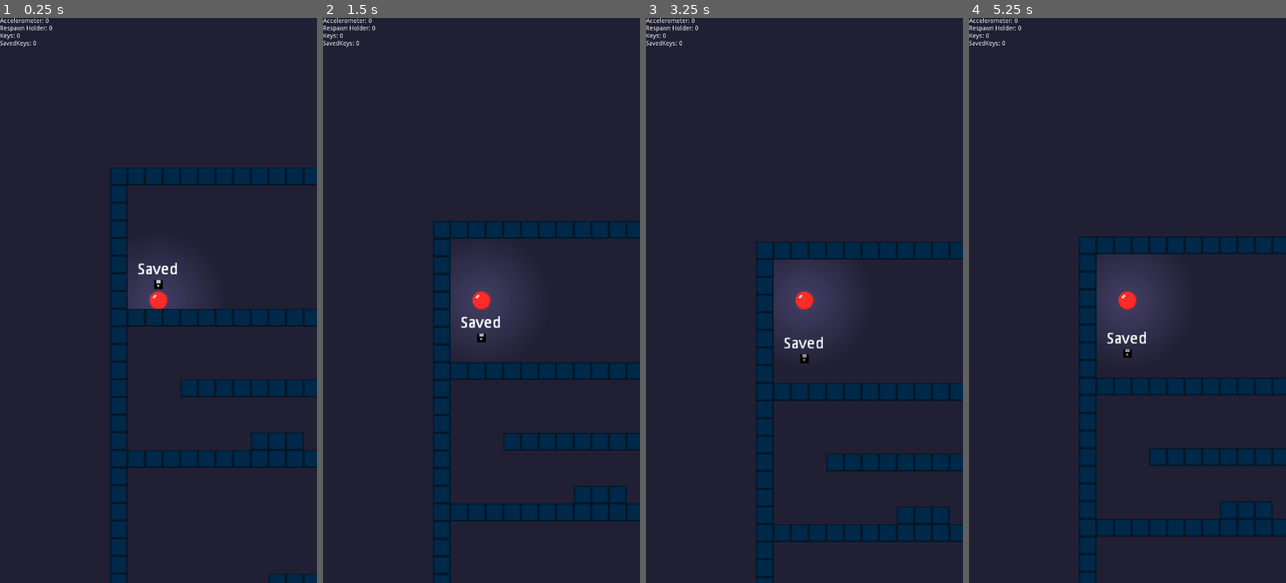
Above: before the commit, frames 1-4 (left to right).
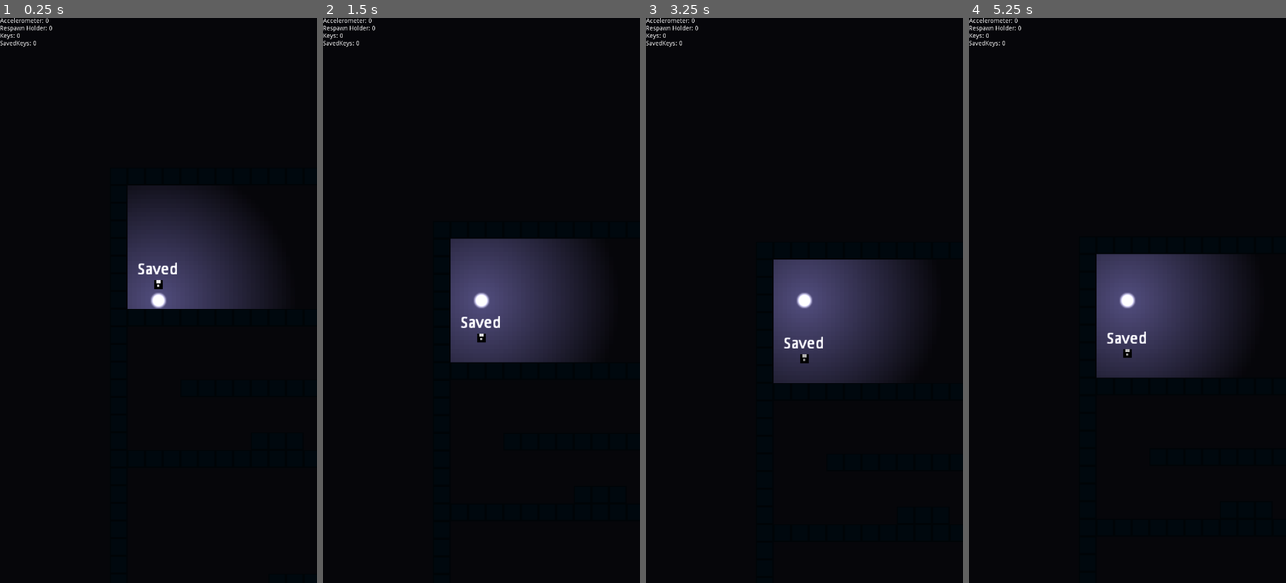
Above: after the commit, the same moments.

Repository: beanmoro/Project_JB_Reborn
Game: Godot game, scene res://scenes/World.tscn
Two runs of this game, one before a commit and one after it. Both use one fixed random seed, a clock stepped at 60 frames per second and the inputs below.
Inputs (mouse positions are in pixels of both pictures, inside the frame that each line leads up to):
- Up to frame 1 (0.25 s): no input
- Up to frame 2 (1.5 s): tap Enter at 0.5 s; move the mouse to (551, 272) at 0.52 s; press the mouse at (551, 272) at 0.53 s; move the mouse to (418, 328) at 1.27 s; release the mouse at (418, 328) at 1.28 s; click (418, 328) at 1.35 s
- Up to frame 3 (3.25 s): move the mouse to (836, 176) at 2.02 s; press the mouse at (836, 176) at 2.03 s; move the mouse to (788, 413) at 2.77 s; release the mouse at (788, 413) at 2.78 s; click (788, 413) at 2.85 s
- Up to frame 4 (5.25 s): move the mouse to (1222, 385) at 3.52 s; press the mouse at (1222, 385) at 3.53 s; move the mouse to (1032, 215) at 4.27 s; release the mouse at (1032, 215) at 4.28 s; click (1032, 215) at 4.35 s; move the mouse to (1143, 300) at 5.02 s; press the mouse at (1143, 300) at 5.03 s

The runs differ from the first frame. In frame 1, 91% of the frame differs, in the area x 0-100%, y 0-100%; in frame 2, 90%; in frame 3, 90%; in frame 4, 90%.

Commit message:
2nd Commit
- Se cambio el sprite del jugador
- Se hicieron mejoras en cuanto a la iluminacion

Diff:
--- a/objects/Door.tscn
+++ b/objects/Door.tscn
@@ -9,6 +9,7 @@
 [sub_resource type="RectangleShape2D" id=2]
 
 [sub_resource type="OccluderPolygon2D" id=3]
+cull_mode = 1
 polygon = PoolVector2Array( -8, -8, 8, -8, 8, 8, -8, 8, -8, -8 )
 
 [node name="Door" type="StaticBody2D"]
@@ -22,9 +23,9 @@
 [node name="CollisionShape2D" type="CollisionShape2D" parent="Area2D"]
 shape = SubResource( 2 )
 
+[node name="LightOccluder2D" type="LightOccluder2D" parent="."]
+occluder = SubResource( 3 )
+
 [node name="Sprite" type="Sprite" parent="."]
 texture = ExtResource( 2 )
-
-[node name="LightOccluder2D" type="LightOccluder2D" parent="."]
-occluder = SubResource( 3 )
 [connection signal="body_entered" from="Area2D" to="." method="_on_KeyArea_body_entered"]
--- a/objects/Key.tscn
+++ b/objects/Key.tscn
@@ -1,15 +1,21 @@
-[gd_scene load_steps=5 format=2]
+[gd_scene load_steps=7 format=2]
 
 [ext_resource path="res://images/sprites/key_prototype.png" type="Texture" id=1]
 [ext_resource path="res://scripts/Key.gd" type="Script" id=2]
+[ext_resource path="res://images/sprites/light_prototype.png" type="Texture" id=3]
+
+[sub_resource type="CanvasItemMaterial" id=2]
+blend_mode = 1
 
 [sub_resource type="RectangleShape2D" id=1]
 extents = Vector2( 8, 4 )
 
-[sub_resource type="OccluderPolygon2D" id=2]
-polygon = PoolVector2Array( -7, 1, -7, -3, -6, -3, -6, -4, -2, -4, -2, -3, -1, -3, -1, -2, 6, -2, 6, 2, 5, 2, 5, 1, 4, 1, 4, 0, 3, 0, 3, 2, 2, 2, 2, 0, -1, 0, -1, 1, -2, 1, -2, 2, -6, 2, -6, 1 )
+[sub_resource type="CanvasItemMaterial" id=3]
+blend_mode = 1
 
 [node name="Key" type="Sprite"]
+light_mask = 2
+material = SubResource( 2 )
 texture = ExtResource( 1 )
 script = ExtResource( 2 )
 
@@ -18,6 +24,10 @@
 [node name="CollisionShape2D" type="CollisionShape2D" parent="Area2D"]
 shape = SubResource( 1 )
 
-[node name="LightOccluder2D" type="LightOccluder2D" parent="."]
-occluder = SubResource( 2 )
+[node name="FakeLight" type="Sprite" parent="."]
+modulate = Color( 1, 0.890625, 0, 0.490196 )
+material = SubResource( 3 )
+scale = Vector2( 0.5, 0.5 )
+z_index = -5
+texture = ExtResource( 3 )
 [connection signal="body_entered" from="Area2D" to="." method="_on_Area2D_body_entered"]
--- a/objects/LavaArea.tscn
+++ b/objects/LavaArea.tscn
@@ -1,9 +1,12 @@
-[gd_scene load_steps=4 format=2]
+[gd_scene load_steps=5 format=2]
 
 [ext_resource path="res://scripts/LavaArea.gd" type="Script" id=1]
 [ext_resource path="res://images/sprites/lava_glow.png" type="Texture" id=2]
 
-[sub_resource type="RectangleShape2D" id=1]
+[sub_resource type="CanvasItemMaterial" id=1]
+blend_mode = 1
+
+[sub_resource type="RectangleShape2D" id=2]
 extents = Vector2( 8, 4 )
 
 [node name="LavaArea" type="Area2D"]
@@ -11,11 +14,12 @@
 
 [node name="lava_glow" type="Sprite" parent="."]
 modulate = Color( 1, 1, 1, 0.490196 )
+material = SubResource( 1 )
 position = Vector2( 8, 8 )
 z_index = -2
 texture = ExtResource( 2 )
 
 [node name="CollisionShape2D" type="CollisionShape2D" parent="."]
 position = Vector2( 8, 12 )
-shape = SubResource( 1 )
+shape = SubResource( 2 )
 [connection signal="body_entered" from="." to="." method="_on_LavaArea_body_entered"]
--- a/objects/Player.tscn
+++ b/objects/Player.tscn
@@ -2,8 +2,8 @@
 
 [ext_resource path="res://scripts/Player.gd" type="Script" id=1]
 [ext_resource path="res://images/sprites/background_prototype.png" type="Texture" id=2]
-[ext_resource path="res://images/sprites/player_prototype.png" type="Texture" id=3]
-[ext_resource path="res://images/sprites/light_prototype.png" type="Texture" id=4]
+[ext_resource path="res://images/sprites/light_prototype.png" type="Texture" id=3]
+[ext_resource path="res://images/sprites/player_light_prototype.png" type="Texture" id=4]
 
 [sub_resource type="CircleShape2D" id=1]
 radius = 7.5
@@ -27,11 +27,12 @@
 z_index = -999
 texture = ExtResource( 2 )
 
-[node name="Sprite" type="Sprite" parent="."]
+[node name="Light2D" type="Light2D" parent="."]
+scale = Vector2( 4, 4 )
 texture = ExtResource( 3 )
-
-[node name="Light2D" type="Light2D" parent="."]
-scale = Vector2( 2, 2 )
-texture = ExtResource( 4 )
+energy = 1.5
 shadow_enabled = true
 shadow_color = Color( 1, 1, 1, 0 )
+
+[node name="Sprite" type="Sprite" parent="."]
+texture = ExtResource( 4 )
--- a/objects/tileset/TileSet.tscn
+++ b/objects/tileset/TileSet.tscn
@@ -22,10 +22,13 @@
 [sub_resource type="RectangleShape2D" id=1]
 extents = Vector2( 7.97848, 8.00073 )
 
-[sub_resource type="OccluderPolygon2D" id=3]
+[sub_resource type="OccluderPolygon2D" id=2]
 polygon = PoolVector2Array( 0, 0, 16, 0, 16, 16, 0, 16 )
 
-[sub_resource type="AnimatedTexture" id=2]
+[sub_resource type="CanvasItemMaterial" id=4]
+blend_mode = 1
+
+[sub_resource type="AnimatedTexture" id=3]
 frames = 16
 fps = 15.0
 frame_0/texture = ExtResource( 3 )
@@ -84,6 +87,7 @@
 
 [node name="2" type="Sprite" parent="."]
 modulate = Color( 0, 1, 0.227451, 1 )
+material = SubResource( 4 )
 position = Vector2( 48, 0 )
-texture = SubResource( 2 )
+texture = SubResource( 3 )
 centered = false
--- a/scenes/World.tscn
+++ b/scenes/World.tscn
@@ -11,7 +11,7 @@
 [node name="World" type="Node2D"]
 
 [node name="Player" parent="." instance=ExtResource( 1 )]
-position = Vector2( 44, 92 )
+position = Vector2( 44, 86 )
 
 [node name="TileMap" type="TileMap" parent="."]
 tile_set = ExtResource( 2 )
@@ -67,10 +67,16 @@
 scale = Vector2( 2, 2 )
 destination = Vector2( 1032, 1096 )
 
+[node name="CanvasModulate" type="CanvasModulate" parent="."]
+color = Color( 0.196078, 0.196078, 0.196078, 1 )
+
 [node name="Keys" type="Node2D" parent="."]
+light_mask = 2
 
 [node name="Key" parent="Keys" instance=ExtResource( 6 )]
-position = Vector2( 336, 120 )
+light_mask = 0
+position = Vector2( 335.745, 112.035 )
+z_index = 10
 
 [node name="Key2" parent="Keys" instance=ExtResource( 6 )]
 position = Vector2( 320, 292 )
Binary file added: images/sprites/player_light_prototype.png
Not shown, added: images/sprites/player_light_prototype.png.import
Not shown: 3 places in objects/tileset/TileSet.tres that only renumber resources
Not shown: 2 places in objects/tileset/TileSet.tscn that only renumber resources
